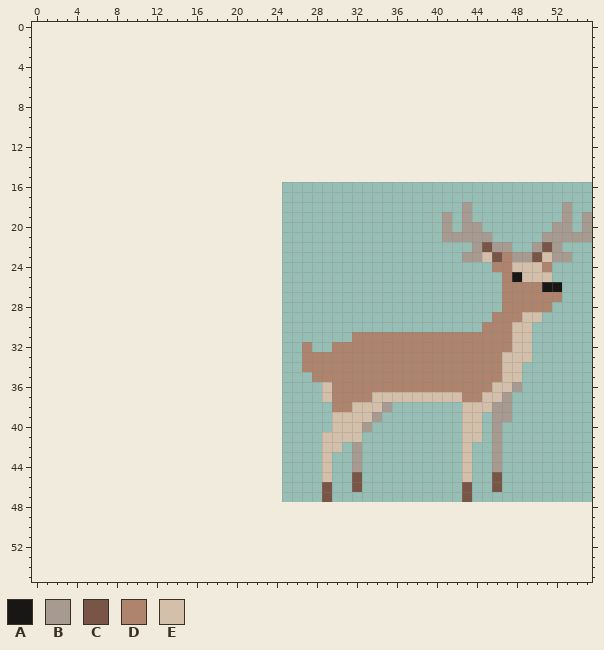
A pixel-art sprite gets an edit: sprite/animal/deer/preview.png. That is the earlier state.
The file is 32x32 pixels. Colours within 5 levels of each other are drawn and written as one. The old version is drawn lined up with the new one, on the new canvas.
Palette (. is transparent): A #191715  B #a79a90  C #795547  D #ae846e  E #d4c0aa
Pixels before (only the part around the change), first column x 1:
 0 .......................................................
 1 .......................................................
 2 .......................................................
 3 .......................................................
 4 .......................................................
 5 .......................................................
 6 .......................................................
 7 .......................................................
 8 .......................................................
 9 .......................................................
10 .......................................................
11 .......................................................
12 .......................................................
13 .......................................................
14 .......................................................
15 .......................................................
16 .......................................................
17 .......................................................
18 ..........................................B.........B..
19 ........................................B.B.........B.B
20 ........................................B.BB.......BB.B
21 ........................................BBBBB.....BBBBB
22 ...........................................BCBB..BCB...
23 ..........................................BBECDBBCEBB..
24 .............................................DDEEED....
25 ..............................................DAEEE....
26 ..............................................DDDDAA...
27 ..............................................DDDDDD...
28 ..............................................DDDDD....
29 .............................................DDDEE.....
30 ............................................DDDEE......
31 ...............................DDDDDDDDDDDDDDDDEE......
32 ..........................D..DDDDDDDDDDDDDDDDDDEE......
33 ..........................DDDDDDDDDDDDDDDDDDDDEEE......
34 ..........................DDDDDDDDDDDDDDDDDDDDEE.......
35 ...........................DDDDDDDDDDDDDDDDDDDEE.......
36 ............................EDDDDDDDDDDDDDDDDEEB.......
37 ............................EDDDDEEEEEEEEEDDEEB........
38 .............................DDEEEB.......EEEBB........
39 .............................EEEEB........EE.BB........
40 .............................EEEB.........EE.B.........
41 ............................EEEE..........EE.B.........
42 ............................EE.B..........E..B.........
43 ............................E..B..........E..B.........
44 ............................E..B..........E..B.........
45 ............................E..C..........E..C.........
46 ............................C..C..........C..C.........
47 ............................C.............C............
48 .......................................................
49 .......................................................
50 .......................................................
51 .......................................................
52 .......................................................
53 .......................................................
54 .......................................................
55 .......................................................
Once edited:
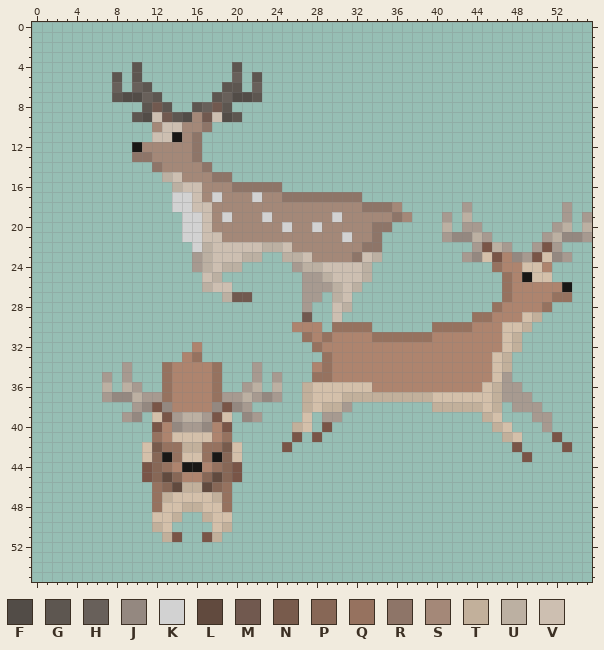
Colours new in this view: F #524c47  G #5d5650  H #68605a  J #948880  K #d2d2d2  L #614a3e  M #71594f  N #785b4c  P #876756  Q #96725f  R #8e7568  S #a48878  T #c2b09b  U #bcb0a2  V #cdbfb1
The edit:
canvas 32x32 -> 56x56, the old top-left corner now at 25,16 (the part of the old canvas that was cut away was empty and is not shown)
Changed rows in their new state; - is an unchanged pixel.
first column x 7:
 4 ---G---------G-----------------------------------
 5 -G-G---------H-G---------------------------------
 6 -H-HG-------GG-H---------------------------------
 7 -GFFHG-----GHFFG---------------------------------
 8 ----GMG--GHMG------------------------------------
 9 ---GFVMGFSMVFG-----------------------------------
10 -----SVVSSR--------------------------------------
11 -----VVASR---------------------------------------
12 ---ASSSSSR---------------------------------------
13 ---RRSSSSR---------------------------------------
14 -----RSSSSR--------------------------------------
15 ------UVSSSRR------------------------------------
16 -------UVVSSSRRRRR-------------------------------
17 -------KKVSKSSSKSSRRRRRRRR-----------------------
18 -------KKVVSSSSSSSSSSSSSSSRRRS-------------------
19 --------KKVSKSSSKSSSSSSKSSSSSRS-----U------------
20 --------KKVSSSSSSSKSSKSSSSSRR-----U-----------U-U
21 --------KKVVSSSSSSSSSSSSKSSR-------JJU-------UJJ-
22 ---------KUVVVVVUUVSSSSSSSRR-----------U---------
23 ---------BUVVVUU--UUVSSSSRVU---------J---J---J---
24 ---------BUVUU-----BUUVVVVU------------Q-D-------
25 ----------VU--------BBUVVVU-------------QDA------
26 ----------UVV-------BBBUVU--------------Q---DDA--
27 ------------UMM-----BB-UV---------------Q----QQ--
28 --------------------B--VU--------------Q----Q----
29 --------------------M--V-------------QQ----T-----
30 -------------------DDD-QQQQ------QQQQD--E-T------
31 --------------------QDQDD--QQQQQQ-------ET.------
32 ---------D----------.QD-----------------ET.------
33 --------DQ----------..Q----------------ET..------
34 --B---QDDDDQ---B----.-Q----------------ET.-------
35 B-B---QDDDDQ---B-B---QQ----------------EB.-------
36 U-UB--QDDDDQ--BU-U--TE-EEEE-----------ETB--------
37 BJJUBBQDDDDQBBUBJB--TE-ETTTTTTTTT---EE-T-BB------
38 ---BJCJDDDDJCJB-----TETTB....----TTTTT-T.BBB-----
39 --BJ-ECBUUBCE-JB----E-BB....--------..TE.--BB----
40 -----CDJBBJDC------TE-C....---------..-TE---B----
41 -----QDEEEEDQ------C-C....----------..-.TE---C---
42 ----ENQQTTQQNE----C---..-.----------.--.-C----C--
43 ----EPAQEEQAPE--------.--.----------.--.--C------
44 ----CPQDAADQPC--------.--.----------.--.---------
45 ----CPLPDDPLPC--------.--.----------.--.---------
46 -----QPLTTLPQ---------.--.----------.--.---------
47 -----QTEEEETQ---------.-------------.------------
48 -----QEETTEEQ------------------------------------
49 -----EET--TEE------------------------------------
50 -----TE----ET------------------------------------
51 ------TC--CT-------------------------------------
Pixel boxes of the changes (left, top, right, bottom) in both pictures:
changed: (102, 62, 592, 542)
